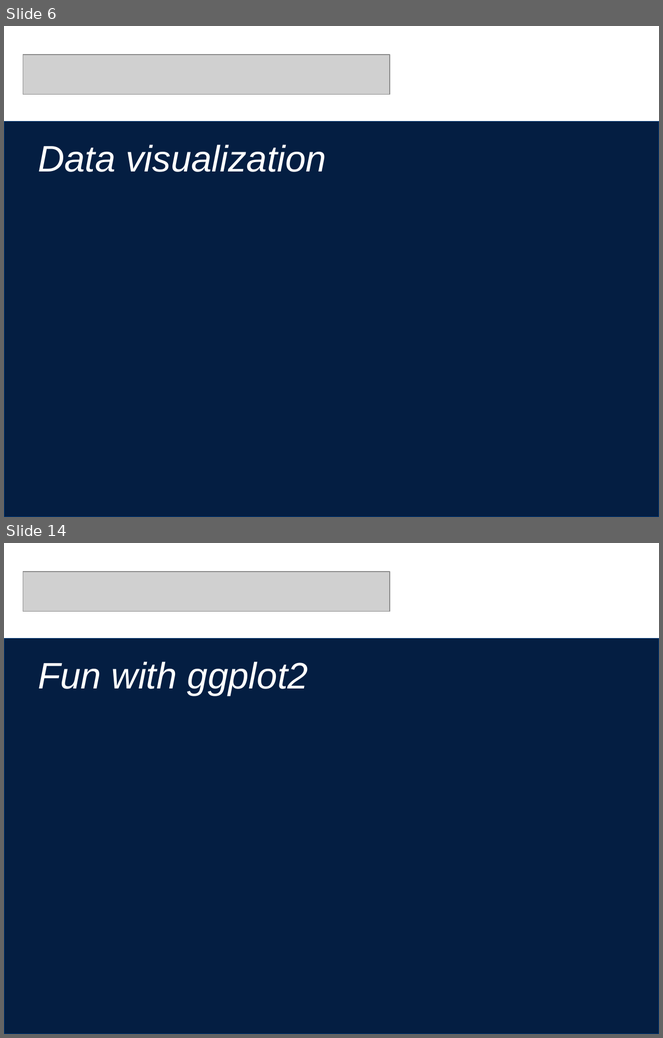
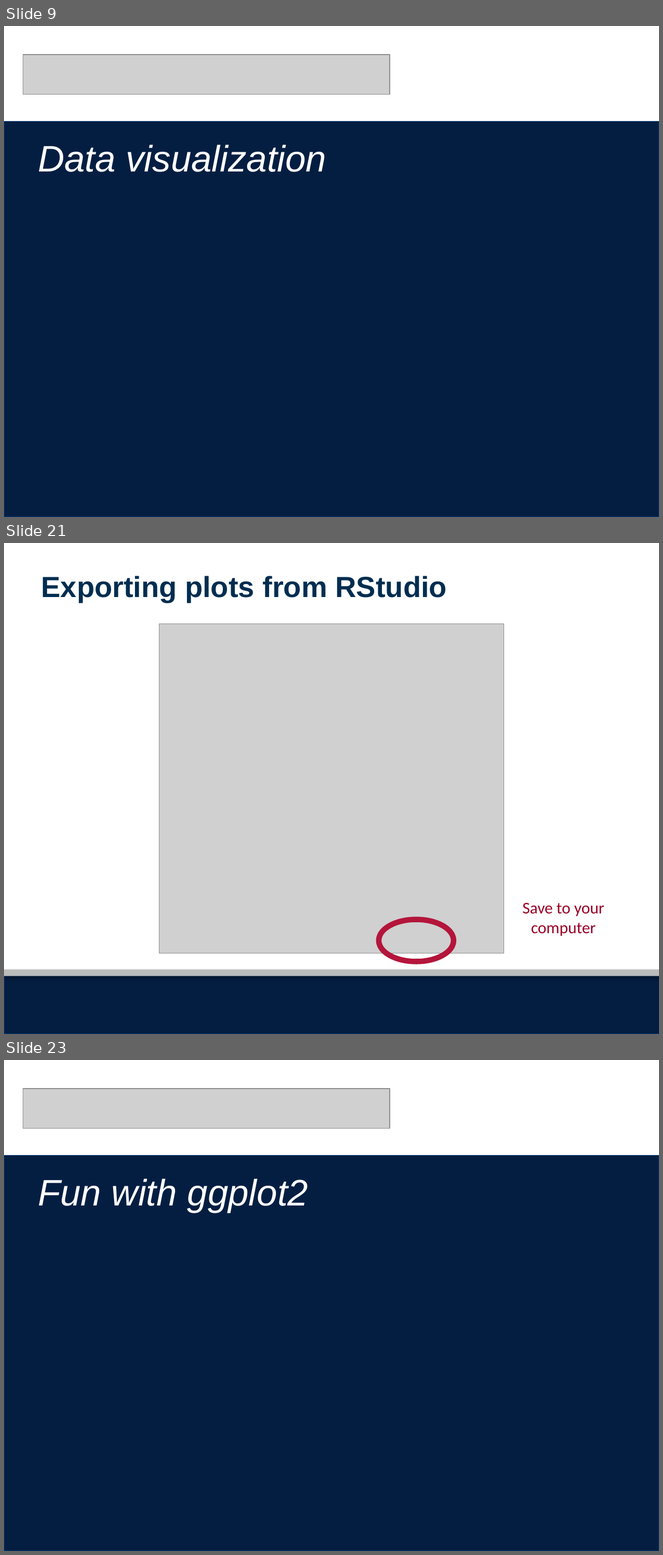
Before and after one commit to seaneff/data-science-basics-2023, a slide deck: day3/R Workshop Day 3 Slides.pptx. Shown one above the other, each under a label of ours: slides 6 and 14 before the commit, slides 9, 21 and 23 after it; the slides between them are not shown. The pictures are 663x1038 and 663x1555 pixels, drawn with LibreOffice and Linux fonts; fonts in the diff are those of the drawing; grey boxes stand for pictures; background and template pictures are left out. Boxes give left, top, right and bottom in pixels: in the first picture for what was removed or moved away, otherwise in the second. Text is boxed around its words. In the diff, an @@ line names an element or a change of style, - is before the commit and + after.

```diff
--- a/day3/R Workshop Day 3 Slides.pptx
+++ b/day3/R Workshop Day 3 Slides.pptx
@@ slide 21 added at [4, 543, 659, 1034], background #FFFFFF; not listed: 2 template elements that a slide beside it also shows @@
@@ text added at [41, 576, 447, 603], 32 pt, text #002D50, bold @@
+Exporting plots from RStudio
@@ picture added at [159, 624, 504, 954] @@
@@ text added at [522, 903, 605, 936], 18 pt, text #9A0026 @@
+Save to your computer
@@ ellipse added at [379, 919, 453, 962], outline #B4153B 6 pt @@
@@ what was slide 6 is now slide 9 @@
@@ what was slide 14 is now slide 23 @@
```
Also in this commit, not shown: 5 slides changed, 22 other slides added, 6 slides removed, 20 other files.
